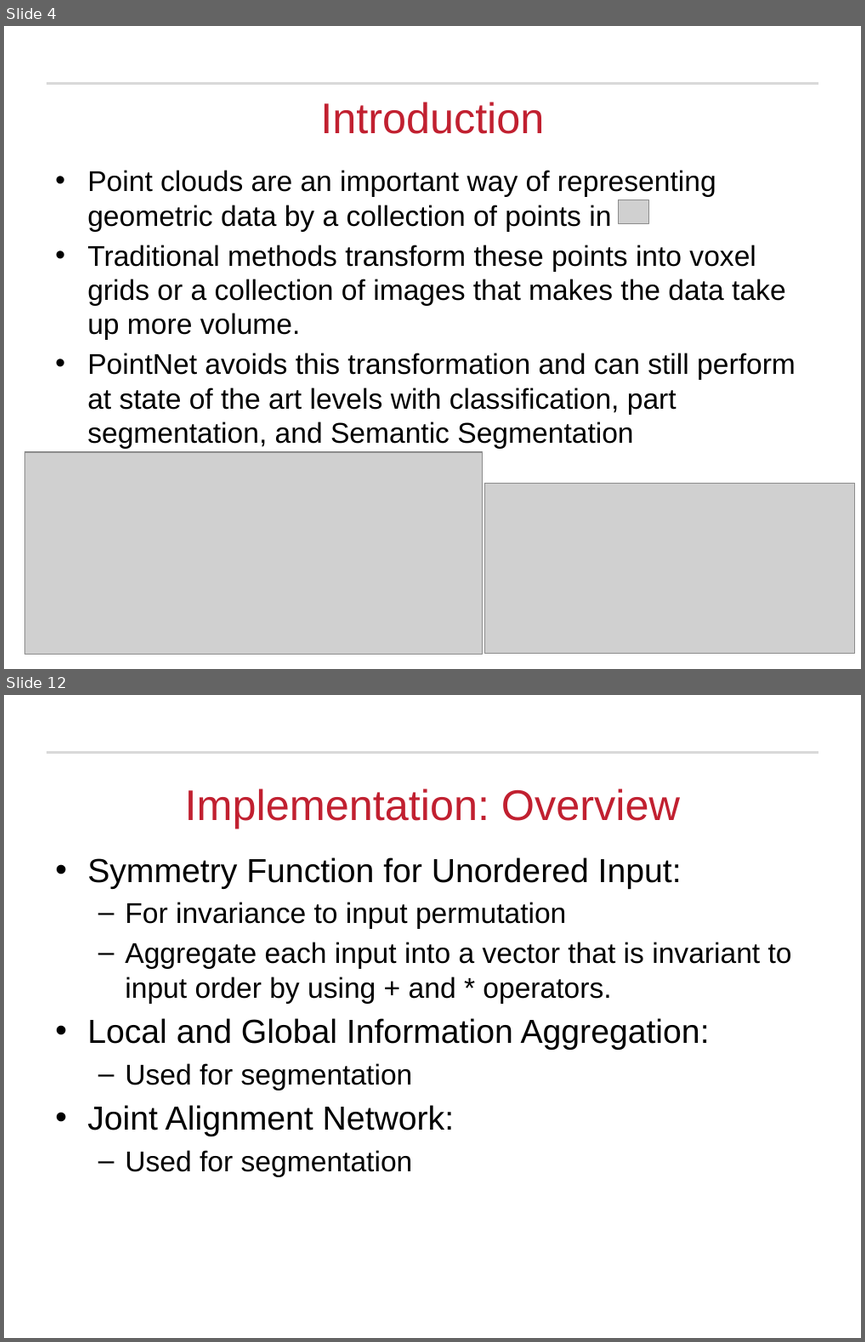
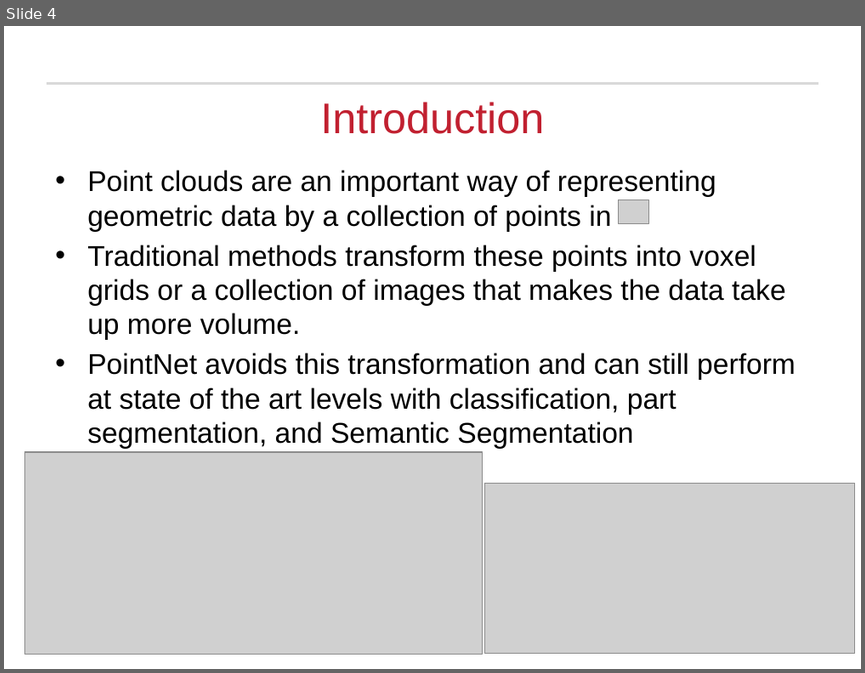
Before and after one commit to Michael-Hodges/PointNet, a slide deck: PowerPoints/EECE7398_Final_Project.pptx. Shown one above the other, each under a label of ours: slides 4 and 12 before the commit, slide 4 after it; the slides between them are not shown. The pictures are 865x1342 and 865x673 pixels, drawn with LibreOffice and Linux fonts; fonts in the diff are those of the drawing; grey boxes stand for pictures; background and template pictures are left out. Boxes give left, top, right and bottom in pixels: in the first picture for what was removed or moved away, otherwise in the second. Text is boxed around its words. In the diff, an @@ line names an element or a change of style, - is before the commit and + after.

```diff
--- a/PowerPoints/EECE7398_Final_Project.pptx
+++ b/PowerPoints/EECE7398_Final_Project.pptx
@@ slide 12 removed at box(4, 695, 861, 1338), background #FFFFFF; not listed: 1 template element that a slide beside it also shows @@
@@ title removed at box(185, 789, 680, 828) @@
-Implementation: Overview
@@ text removed at box(87, 857, 792, 1177) @@
-• Symmetry Function for Unordered Input:
-  – For invariance to input permutation
-  – Aggregate each input into a vector that is invariant to input order by using + and * operators.
-• Local and Global Information Aggregation:
-  – Used for segmentation
-• Joint Alignment Network:
-  – Used for segmentation
```
Also in this commit, not shown: 18 slides changed, 3 slides added, 4 other slides removed.
